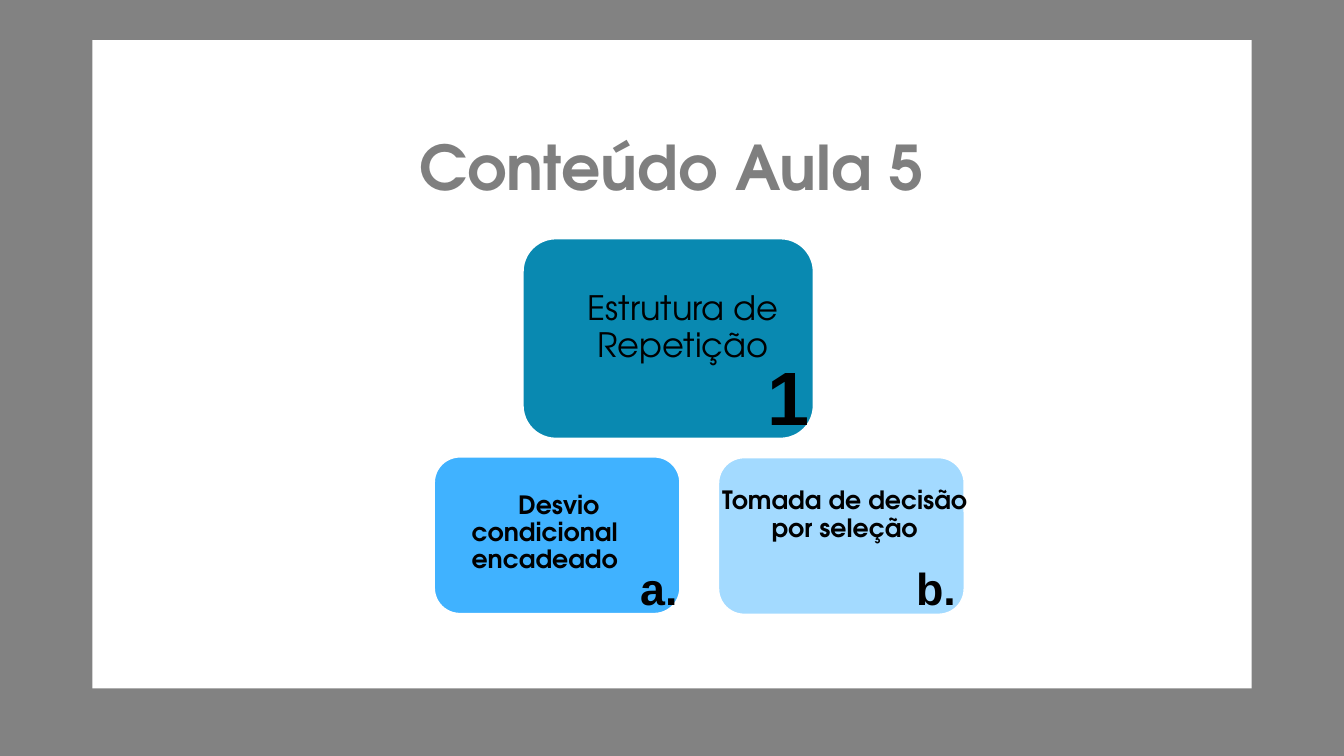
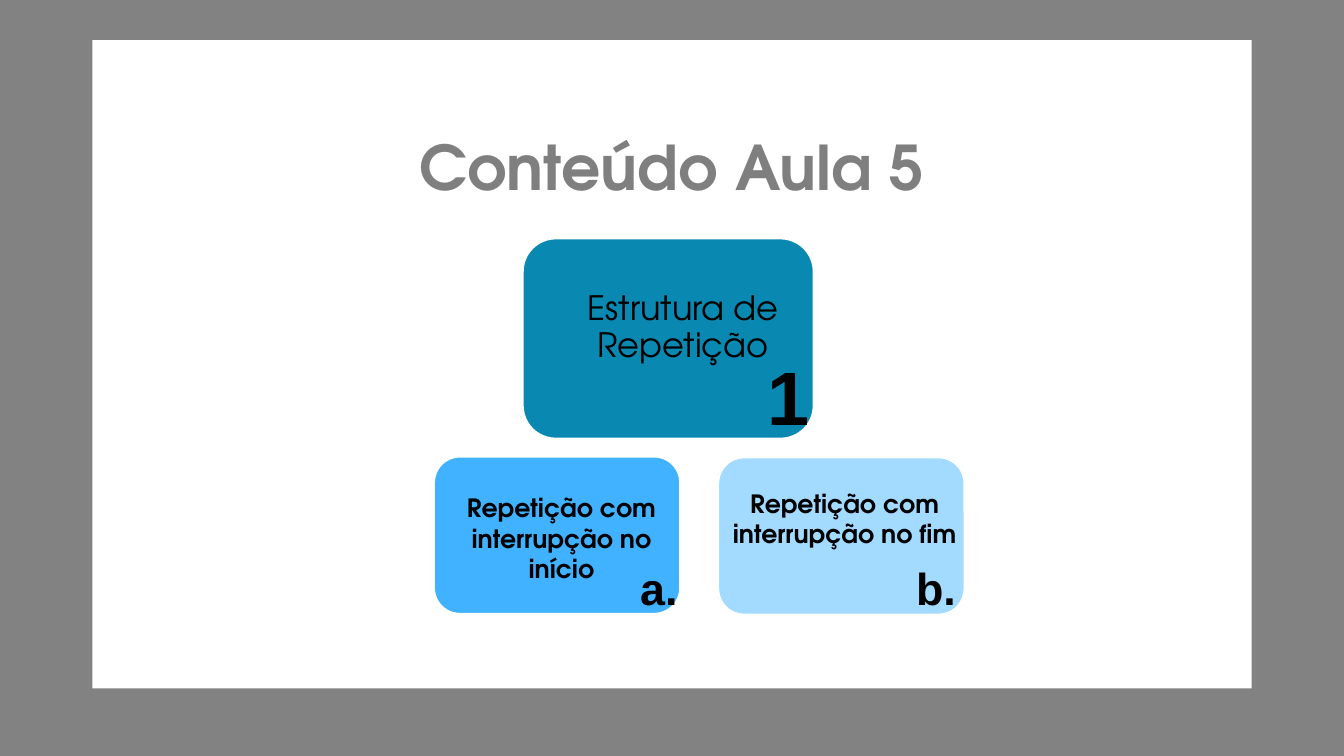
Before and after one commit to grazielags/Turma_1_Carreira_Programador, a slide deck: slide 69 of Graziela/Material/Carreira programador - Módulo 3.pptx. Drawn at 1344x756 pixels with LibreOffice and Linux fonts; fonts in the diff are those of the drawing; background and template pictures are left out. Boxes give left, top, right and bottom in pixels: in the first picture for what was removed or moved away, otherwise in the second. Text is boxed around its words. In the diff, an @@ line names an element or a change of style, - is before the commit and + after.

```diff
--- a/Graziela/Material/Carreira programador - Módulo 3.pptx
+++ b/Graziela/Material/Carreira programador - Módulo 3.pptx
@@ text at bbox=[467, 497, 656, 579]: text changed @@
-Desvio condicional encadeado
+Repetição com interrupção no início
@@ text at bbox=[733, 493, 956, 550]: text changed @@
-Tomada de decisão por seleção
+Repetição com interrupção no fim
```
Also in this commit, not shown: 27 slides added, 1 other file.
